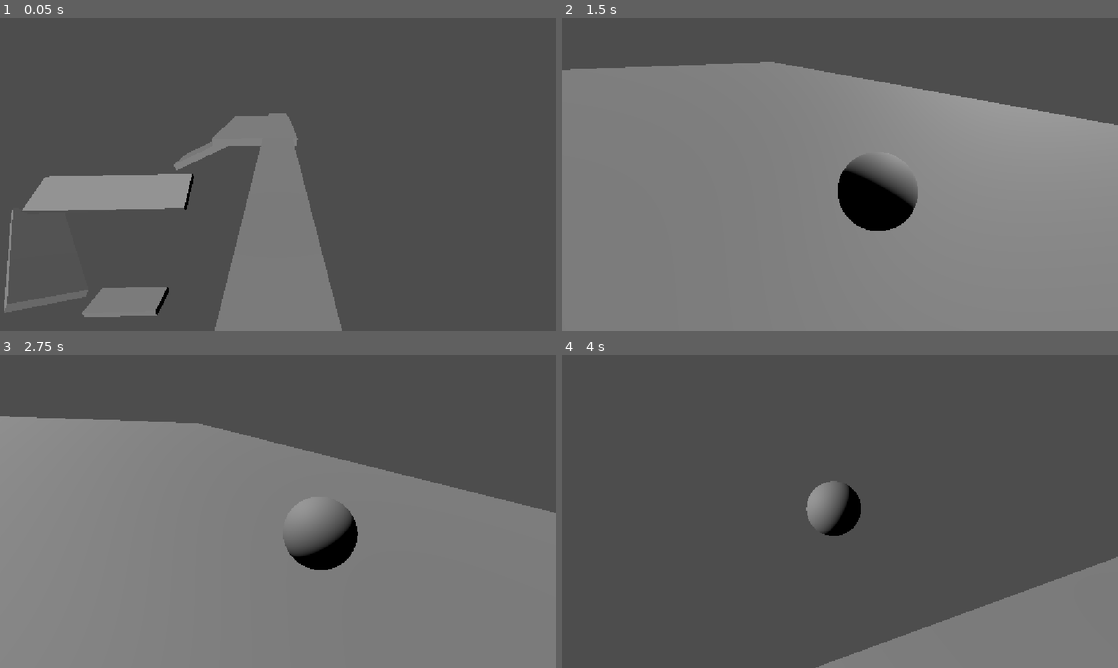
Above: before the commit, frames 1-4 (two rows, left to right).
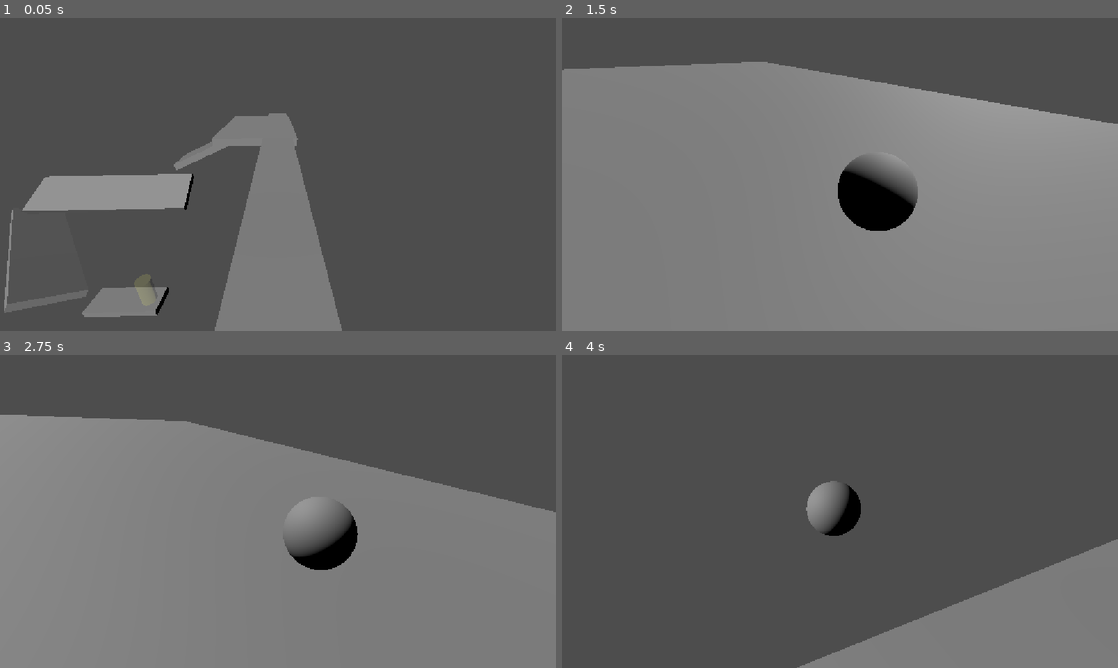
Above: after the commit, the same moments.

Repository: moisesc112/gnome-ball
Game: Godot game, scene res://scenes/levels/base_level.tscn
Same seed, same stepped clock (60 frames per second), same inputs: the game is played once before the commit and once after it.
Inputs:
- Up to frame 1 (0.05 s): no input
- Up to frame 2 (1.5 s): hold D (Move_Right) 0.53-1.28 s; hold S (Move_Backward) from 1.28 s (still down)
- Up to frame 3 (2.75 s): release S (Move_Backward) at 2.03 s; hold D (Move_Right) from 2.03 s (still down)
- Up to frame 4 (4 s): release D (Move_Right) at 2.78 s; hold W (Move_Forward) 2.78-3.53 s; hold A (Move_Left) from 3.53 s (still down)

The runs differ from the first frame. In frame 1, less than 0.1% of the frame differs, in the area x 24-25%, y 85-86%; in frame 2, 0.2%; in frame 3, 0.3%; in frame 4, 2.3%, in the area x 42-100%, y 46-100%.

Commit message:
Added goal and lose zone

Diff:
--- /dev/null
+++ b/scenes/goal.tscn
@@ -0,0 +1,25 @@
+[gd_scene format=3 uid="uid://bikcjbq7tjrdr"]
+
+[ext_resource type="Script" uid="uid://bxpgkru4n7k8o" path="res://scripts/goal.gd" id="1_jbojv"]
+
+[sub_resource type="StandardMaterial3D" id="StandardMaterial3D_xl315"]
+transparency = 1
+albedo_color = Color(1, 1, 0.45490196, 0.1764706)
+
+[sub_resource type="CylinderMesh" id="CylinderMesh_4bcl2"]
+material = SubResource("StandardMaterial3D_xl315")
+
+[sub_resource type="CylinderShape3D" id="CylinderShape3D_sthun"]
+
+[node name="Goal" type="Node3D" unique_id=632394821]
+script = ExtResource("1_jbojv")
+
+[node name="MeshInstance3D" type="MeshInstance3D" parent="." unique_id=2040392132]
+mesh = SubResource("CylinderMesh_4bcl2")
+
+[node name="Area3D" type="Area3D" parent="." unique_id=651428546]
+
+[node name="CollisionShape3D" type="CollisionShape3D" parent="Area3D" unique_id=1497668706]
+shape = SubResource("CylinderShape3D_sthun")
+
+[connection signal="body_entered" from="Area3D" to="." method="_on_area_3d_body_entered"]
--- a/scenes/levels/base_level.tscn
+++ b/scenes/levels/base_level.tscn
@@ -3,6 +3,8 @@
 [ext_resource type="PackedScene" uid="uid://bafdbgunof2qt" path="res://scenes/player/player.tscn" id="1_md458"]
 [ext_resource type="PackedScene" uid="uid://cckyiw23hug73" path="res://scenes/camera/camera_rig.tscn" id="2_uk53i"]
 [ext_resource type="Script" uid="uid://qjf4ljdhimm8" path="res://scripts/camera/camera_rig.gd" id="3_ukglk"]
+[ext_resource type="PackedScene" uid="uid://d04bjlqglo2jg" path="res://scenes/lose_zone.tscn" id="4_wwrw0"]
+[ext_resource type="PackedScene" uid="uid://bikcjbq7tjrdr" path="res://scenes/goal.tscn" id="5_o1chu"]
 
 [sub_resource type="PhysicsMaterial" id="PhysicsMaterial_sthun"]
 
@@ -97,9 +99,16 @@
 
 [node name="Player" parent="." unique_id=120649697 node_paths=PackedStringArray("camera_rig") instance=ExtResource("1_md458")]
 transform = Transform3D(1, 0, 0, 0, 1, 0, 0, 0, 1, 0, 0.68364704, 25.68552)
+gravity_scale = 2.0
 camera_rig = NodePath("../CameraRig")
 
 [node name="CameraRig" parent="." unique_id=187381219 node_paths=PackedStringArray("player") instance=ExtResource("2_uk53i")]
 transform = Transform3D(1, 0, 0, 0, 1, 0, 0, 0, 1, 0, 0.68364704, -1.7587575)
 script = ExtResource("3_ukglk")
 player = NodePath("../Player")
+
+[node name="LoseZone" parent="." unique_id=1377013288 instance=ExtResource("4_wwrw0")]
+transform = Transform3D(461.65176, 0, 0, 0, -8.087007, 0, 0, 0, 374.1486, 0, -24.32715, 6.647294)
+
+[node name="Goal" parent="." unique_id=632394821 instance=ExtResource("5_o1chu")]
+transform = Transform3D(1, 0, 0, 0, 1, 0, 0, 0, 1, -9.536429, -11.8322, -0.27988946)
--- /dev/null
+++ b/scenes/lose_zone.tscn
@@ -0,0 +1,15 @@
+[gd_scene format=3 uid="uid://d04bjlqglo2jg"]
+
+[ext_resource type="Script" uid="uid://c4yxb84pt0wdv" path="res://scripts/lose_zone.gd" id="1_htl5l"]
+
+[sub_resource type="BoxShape3D" id="BoxShape3D_4bcl2"]
+
+[node name="LoseZone" type="Node3D" unique_id=1377013288]
+script = ExtResource("1_htl5l")
+
+[node name="Area3D" type="Area3D" parent="." unique_id=988984891]
+
+[node name="CollisionShape3D" type="CollisionShape3D" parent="Area3D" unique_id=255299966]
+shape = SubResource("BoxShape3D_4bcl2")
+
+[connection signal="body_entered" from="Area3D" to="." method="_on_area_3d_body_entered"]
--- /dev/null
+++ b/scripts/goal.gd
@@ -0,0 +1,16 @@
+extends Node3D
+
+
+# Called when the node enters the scene tree for the first time.
+func _ready() -> void:
+	pass # Replace with function body.
+
+
+# Called every frame. 'delta' is the elapsed time since the previous frame.
+func _process(delta: float) -> void:
+	pass
+
+func _on_area_3d_body_entered(body: Node3D) -> void:
+	if body is RigidBody3D:
+		body.global_position = Vector3(0.0, 0.684, 25.68)
+		body.linear_velocity = Vector3(0.0, 0.0, 0.0)
--- /dev/null
+++ b/scripts/lose_zone.gd
@@ -0,0 +1,16 @@
+extends Node3D
+
+
+# Called when the node enters the scene tree for the first time.
+func _ready() -> void:
+	pass # Replace with function body.
+
+
+# Called every frame. 'delta' is the elapsed time since the previous frame.
+func _process(delta: float) -> void:
+	pass
+
+func _on_area_3d_body_entered(body: Node3D) -> void:
+	if body is RigidBody3D:
+		body.global_position = Vector3(0.0, 0.684, 25.68)
+		body.linear_velocity = Vector3(0.0, 0.0, 0.0)
--- a/scripts/player/player.gd
+++ b/scripts/player/player.gd
@@ -27,6 +27,6 @@
 
 	var move_direction := camera_right * tilt_input.x + camera_forward * -tilt_input.y
 
-	var gravity := Vector3(move_direction.x * tilt_strength, -9.8, move_direction.z * tilt_strength)
+	var gravity := Vector3(move_direction.x * tilt_strength, 0.0, move_direction.z * tilt_strength)
 
 	apply_central_force(gravity * mass)
Not shown, added: scripts/goal.gd.uid
Not shown, added: scripts/lose_zone.gd.uid
